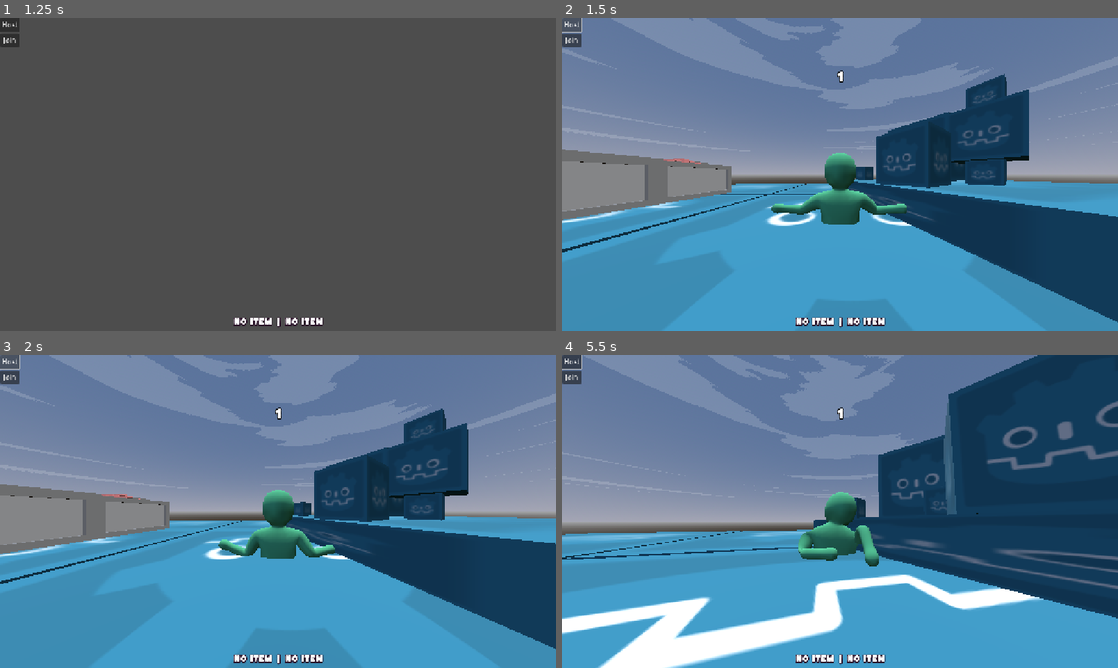
Above: before the commit, frames 1-4 (two rows, left to right).
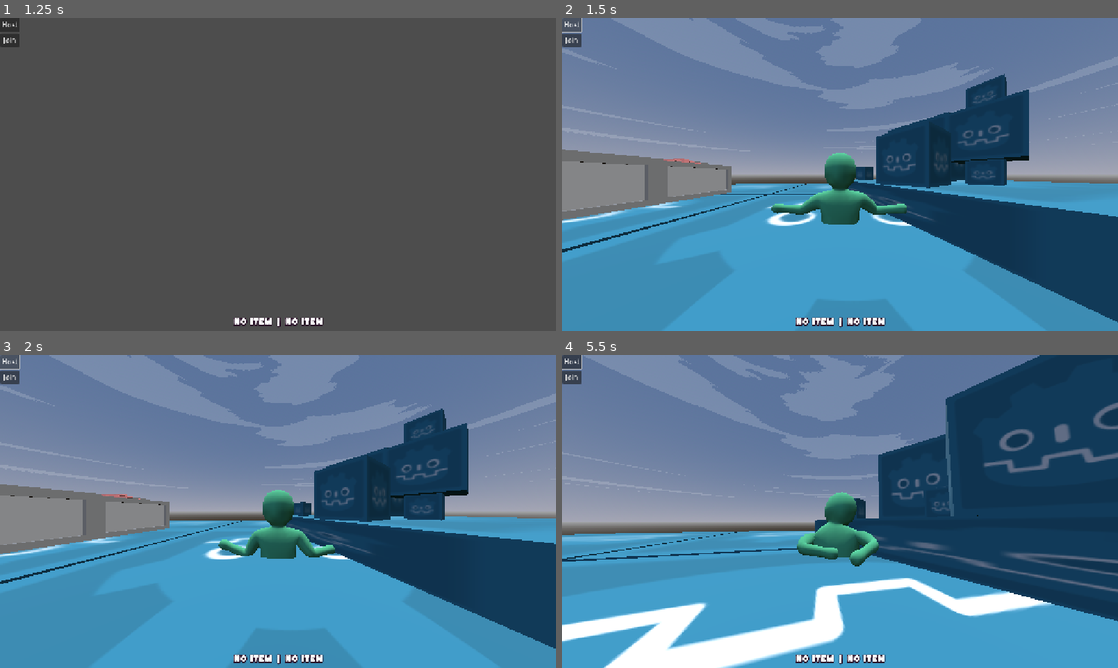
Above: after the commit, the same moments.

Repository: Lost-Rabbit-Digital/ChefWobbles
Game: Godot game, scene res://scenes/worlds/demo_scene.tscn
The game is run twice, just before and just after one commit, with the same random seed, the same clock (stepped at 60 frames per second) and the same inputs. Sound files missing from this copy of the repository are replaced by a short silence.
Inputs (mouse positions are in pixels of both pictures, inside the frame that each line leads up to):
- Up to frame 1 (1.25 s): tap Enter at 0.5 s; move the mouse to (400, 158) at 0.52 s; hold D (move_right) from 0.53 s (still down); tap R (ragdoll) at 0.6 s; click (400, 158) at 0.67 s; tap Space (jump) at 0.77 s
- Up to frame 2 (1.5 s): release D (move_right) at 1.25 s; click "Host" at 1.25 s
- Up to frame 3 (2 s): no input
- Up to frame 4 (5.5 s): move the mouse to (728, 527) at 2.02 s; hold S (move_backward) 2.03-2.78 s; click (728, 527) at 2.1 s; tap R (ragdoll) at 2.3, 3.05, 3.6, 4.35, 5.3 s; move the mouse to (851, 505) at 2.77 s; hold Right mouse button (grab_right) 2.78-3.53 s; hold W (move_forward) from 2.78 s (still down); click (851, 505) at 2.92 s; move the mouse to (834, 517) at 3.52 s; click (834, 517) at 3.67 s; move the mouse to (878, 514) at 4.27 s; click (878, 514) at 4.42 s; move the mouse to (795, 508) at 5.02 s; click (795, 508) at 5.1 s

Frame 1 is identical in both runs. In frame 2, less than 0.1% of the frame differs, in the area x 11-80%, y 16-66%; in frame 3, less than 0.1%; in frame 4, 9.6%, in the area x 0-100%, y 0-100%.

Commit message:
Solved camera tracking bug, names only display for other users now

Diff:
--- a/godot_project/Scenes/character.tscn
+++ b/godot_project/Scenes/character.tscn
@@ -1,9 +1,8 @@
-[gd_scene load_steps=27 format=4 uid="uid://cd70x3de3pbl4"]
+[gd_scene load_steps=26 format=4 uid="uid://cd70x3de3pbl4"]
 
 [ext_resource type="Script" uid="uid://ccmd0n1s3gvm5" path="res://scripts/character_controller/movement.gd" id="1_my7n2"]
 [ext_resource type="PackedScene" uid="uid://byhwdai31bud7" path="res://models/character/Character.glb" id="1_nfcse"]
 [ext_resource type="Material" uid="uid://b277dmlnwx24i" path="res://models/character/character_material.tres" id="3_ejsiy"]
-[ext_resource type="PackedScene" uid="uid://cnqaurynxh7pj" path="res://scenes/camera.tscn" id="4_my7n2"]
 [ext_resource type="FontFile" uid="uid://b0wjuv1dm2kwv" path="res://fonts/kaph_truetype/Kaph-Regular.ttf" id="5_dp8ca"]
 
 [sub_resource type="SceneReplicationConfig" id="SceneReplicationConfig_my7n2"]
@@ -304,10 +303,10 @@
 shape = SubResource("BoxShape3D_fo83p")
 
 [node name="Physical Bone LArm1" type="PhysicalBone3D" parent="Physical/Armature/Skeleton3D" index="2"]
-transform = Transform3D(-3.51519e-20, 0, -1, -1, 7.54975e-08, 3.51519e-20, 7.54975e-08, 1, 0, 0.91576, 1, 0)
-joint_type = 2
-joint_offset = Transform3D(1, 0, 0, 0, 1, 0, 0, 0, 1, 1.10721e-20, 3.14688e-33, 0.31882)
-body_offset = Transform3D(1, 2.84217e-13, -3.47284e-20, -3.47284e-20, 0, -1, -2.84217e-13, 1, 0, 0, 0.31882, 0)
+transform = Transform3D(-3.55754e-20, 0, -1, -1, 7.54975e-08, 3.55754e-20, 7.54975e-08, 1, 0, 0.91576, 1, 0)
+joint_type = 2
+joint_offset = Transform3D(1, 0, 0, 0, 1, 0, 0, 0, 1, 1.12071e-20, 3.18525e-33, 0.31882)
+body_offset = Transform3D(1, 2.84217e-13, -3.51519e-20, -3.51519e-20, 0, -1, -2.84217e-13, 1, 0, 0, 0.31882, 0)
 friction = 0.2
 linear_damp_mode = 1
 angular_damp = 1.0
@@ -323,10 +322,10 @@
 shape = SubResource("CapsuleShape3D_qknsb")
 
 [node name="Physical Bone LArm2" type="PhysicalBone3D" parent="Physical/Armature/Skeleton3D" index="3"]
-transform = Transform3D(-3.51519e-20, 0, -1, -1, 7.54975e-08, 3.51519e-20, 7.54975e-08, 1, 0, 1.61445, 1, -1.42109e-14)
-joint_type = 2
-joint_offset = Transform3D(1, 0, 0, 0, 1, 0, 0, 0, 1, 1.31923e-20, 7.10543e-15, 0.379871)
-body_offset = Transform3D(1, 2.84217e-13, -3.47284e-20, -3.47284e-20, 0, -1, -2.84217e-13, 1, 0, 0, 0.379871, -7.10543e-15)
+transform = Transform3D(-3.55754e-20, 0, -1, -1, 7.54975e-08, 3.55754e-20, 7.54975e-08, 1, 0, 1.61445, 1, -1.42109e-14)
+joint_type = 2
+joint_offset = Transform3D(1, 0, 0, 0, 1, 0, 0, 0, 1, 1.33532e-20, 7.10543e-15, 0.379871)
+body_offset = Transform3D(1, 2.84217e-13, -3.51519e-20, -3.51519e-20, 0, -1, -2.84217e-13, 1, 0, 0, 0.379871, -7.10543e-15)
 friction = 0.2
 linear_damp_mode = 1
 angular_damp = 1.0
@@ -442,10 +441,10 @@
 [node name="LeftFootAudioPlayer" type="AudioStreamPlayer3D" parent="Physical/Armature/Skeleton3D/Physical Bone LLeg2"]
 
 [node name="Physical Bone RLeg1" type="PhysicalBone3D" parent="Physical/Armature/Skeleton3D" index="8"]
-transform = Transform3D(5.38866e-08, 0.999677, 0.0254165, 0.544879, -0.0213121, 0.838244, 0.838515, 0.0138488, -0.544703, -0.386654, -0.241816, 0.145382)
-joint_type = 2
-joint_offset = Transform3D(1, 0, 0, 0, 1, 0, 0, 0, 1, -1.1488e-06, -8.59472e-07, 0.2669)
-body_offset = Transform3D(1, -2.80328e-07, -3.57628e-07, -3.27826e-07, 2.58908e-07, -1, 2.48663e-07, 1, 2.05357e-07, 1.24425e-06, 0.2669, 8.04663e-07)
+transform = Transform3D(5.29556e-08, 0.999677, 0.0254164, 0.544879, -0.0213121, 0.838244, 0.838515, 0.0138488, -0.544703, -0.386654, -0.241816, 0.145382)
+joint_type = 2
+joint_offset = Transform3D(1, 0, 0, 0, 1, 0, 0, 0, 1, -1.1488e-06, -8.89274e-07, 0.2669)
+body_offset = Transform3D(1, -2.79397e-07, -3.57628e-07, -3.27826e-07, 2.59373e-07, -1, 2.47732e-07, 1, 2.05357e-07, 1.24425e-06, 0.2669, 8.34465e-07)
 friction = 0.2
 linear_damp_mode = 1
 angular_damp = 1.0
@@ -463,8 +462,8 @@
 [node name="Physical Bone RLeg2" type="PhysicalBone3D" parent="Physical/Armature/Skeleton3D" index="9"]
 transform = Transform3D(1.64828e-07, 1, 9.75557e-07, 0.544879, -9.0783e-07, 0.838515, 0.838515, 3.93349e-07, -0.544879, -0.393436, -0.689271, 0.436144)
 joint_type = 2
-joint_offset = Transform3D(1, 0, 0, 0, 1, 0, 0, 0, 1, -3.43664e-07, -2.22267e-06, 0.266814)
-body_offset = Transform3D(1, -3.91908e-07, -3.8743e-07, -3.57628e-07, 3.37076e-07, -1, 3.57627e-07, 1, 2.8824e-07, 4.47035e-07, 0.266814, 2.14577e-06)
+joint_offset = Transform3D(1, 0, 0, 0, 1, 0, 0, 0, 1, -3.43664e-07, -2.25248e-06, 0.266814)
+body_offset = Transform3D(1, -3.91908e-07, -3.8743e-07, -3.57628e-07, 3.37076e-07, -1, 3.57627e-07, 1, 2.8824e-07, 4.47035e-07, 0.266814, 2.17557e-06)
 friction = 0.2
 linear_damp_mode = 1
 angular_damp = 1.0
@@ -544,8 +543,18 @@
 parameters/grab_dir/blend_position = 0
 parameters/walking/blend_amount = 0.0
 
-[node name="CameraPivot" parent="." node_paths=PackedStringArray("physical_skel") instance=ExtResource("4_my7n2")]
-physical_skel = NodePath("../Physical/Armature/Skeleton3D")
+[node name="CameraPivot" type="Node3D" parent="."]
+
+[node name="SpringArm3D" type="SpringArm3D" parent="CameraPivot"]
+transform = Transform3D(0.989036, 0, 0, 0, 0.989036, 0, 0, 0, 0.989036, 0, 0, 0)
+spring_length = 4.0
+margin = 0.2
+
+[node name="PlayerControl" type="Camera3D" parent="CameraPivot/SpringArm3D"]
+current = true
+fov = 100.0
+size = 30.0
+near = 0.4
 
 [node name="PlayerName" type="Label3D" parent="CameraPivot"]
 transform = Transform3D(1, 0, 0, 0, 1, 0, 0, 0, 1, 0, 2.93909, 0)
--- a/godot_project/Scripts/character_controller/camera.gd
+++ /dev/null
@@ -1,57 +0,0 @@
-extends Node3D
-
-@export var mouse_sensitivity = 0.1  # camera rotation speed
-@export var physical_skel: Skeleton3D  # character physical skeleton
-@onready var spring_arm = $SpringArm3D
-@export var camera_change_rate: float = 1.0
-@export var camera_angle_lock: float = 65
-
-var target_node: Node3D  # will be set to the head bone of parent player
-var mouse_lock = false  # is mouse locked
-
-func _enter_tree() -> void:
-	# Get authority from parent player node (which has the peer ID as name)
-	var player_node = get_parent()
-	if player_node:
-		var authority_id = player_node.name.to_int()
-		set_multiplayer_authority(authority_id)
-
-		# Find the head bone in this player's hierarchy
-		target_node = player_node.get_node_or_null("Physical/Armature/Skeleton3D/Physical Bone Head")
-
-		if target_node:
-			print("Camera authority set to: ", authority_id, " from parent: ", player_node.name)
-			print("Camera will track head bone: ", target_node)
-		else:
-			print("ERROR: Could not find head bone in player: ", player_node.name)
-			# Fallback to tracking the player root
-			target_node = player_node
-	else:
-		print("ERROR: Camera has no parent to get authority from")
-
-func _physics_process(_delta):
-	if is_multiplayer_authority():
-		for child in physical_skel.get_children():
-			# prevent the camera from clipping into the character
-			if child is PhysicalBone3D:
-				spring_arm.add_excluded_object(child.get_rid())
-
-		if target_node != null:
-			# lerp position to the target position (head bone)
-			global_position = lerp(global_position, target_node.global_position, 0.5)
-
-func _input(event):
-	if is_multiplayer_authority():
-		# mouse lock
-		if Input.is_action_just_pressed("exit_camera"):
-			mouse_lock = false
-			Input.mouse_mode = Input.MOUSE_MODE_VISIBLE
-		if event is InputEventMouseButton and event.button_index == MOUSE_BUTTON_LEFT and event.is_pressed():
-			mouse_lock = true
-			Input.mouse_mode = Input.MOUSE_MODE_CAPTURED
-
-		# rotate camera
-		if event is InputEventMouseMotion and mouse_lock:
-			rotation_degrees.y -= mouse_sensitivity * event.relative.x
-			rotation_degrees.x -= mouse_sensitivity * event.relative.y
-			rotation_degrees.x = clamp(rotation_degrees.x, -camera_angle_lock, camera_angle_lock)
--- a/godot_project/Scripts/character_controller/movement.gd
+++ b/godot_project/Scripts/character_controller/movement.gd
@@ -7,37 +7,39 @@
 const DAMPING = 0.85
 const AIR_DAMPING = 0.95
 
-# === ORIGINAL SPRING CONSTANTS (KEPT YOUR VALUES) ===
+# === SPRING CONSTANTS ===
 @export var angular_spring_stiffness: float = 4000.0
 @export var angular_spring_damping: float = 80.0
 @export var max_angular_force: float = 9999.0
 
-# === AUDIO EXPORTS (UPDATED FOR FOUR SOURCES) ===
+# === CAMERA CONSTANTS ===
+@export var mouse_sensitivity = 0.1
+@export var camera_change_rate: float = 1.0
+@export var camera_angle_lock: float = 65
+
+# === AUDIO EXPORTS ===
 @onready var grab_audio = preload("res://audio/sound_effects/plops/plop_1.mp3")
 @onready var release_audio = preload("res://audio/sound_effects/plops/plop_2.mp3")
 @onready var footstep_audio = preload("res://audio/sound_effects/thuds/thud_1.mp3")
 
-# === STABILITY CONSTANTS ===
-const UPRIGHT_FORCE_MULTIPLIER = 1.5
-const BALANCE_THRESHOLD = 0.7
-
-# === NODE REFERENCES (KEPT YOUR ORIGINAL PATHS) ===
+# === NODE REFERENCES ===
 @onready var on_floor_left = $"Physical/Armature/Skeleton3D/Physical Bone LLeg2/OnFloorLeft"
 @onready var on_floor_right = $"Physical/Armature/Skeleton3D/Physical Bone RLeg2/OnFloorRight"
 @onready var jump_timer = $Physical/JumpTimer
 @onready var physical_skel: Skeleton3D = $Physical/Armature/Skeleton3D
 @onready var animated_skel: Skeleton3D = $Animated/Armature/Skeleton3D
 @onready var camera_pivot = $CameraPivot
+@onready var spring_arm = $CameraPivot/SpringArm3D
 @onready var animation_tree = $Animated/AnimationTree
 @onready var physical_bone_body: PhysicalBone3D = $"Physical/Armature/Skeleton3D/Physical Bone Body"
 
-# === AUDIO PLAYERS (UPDATED FOR FOUR SOURCES) ===
+# === AUDIO PLAYERS ===
 @onready var left_hand_audio_player = $"Physical/Armature/Skeleton3D/Physical Bone LArm2/LeftHandAudioPlayer"
 @onready var right_hand_audio_player = $"Physical/Armature/Skeleton3D/Physical Bone RArm2/RightHandAudioPlayer"
 @onready var left_foot_audio_player = $"Physical/Armature/Skeleton3D/Physical Bone LLeg2/LeftFootAudioPlayer"
 @onready var right_foot_audio_player = $"Physical/Armature/Skeleton3D/Physical Bone RLeg2/RightFootAudioPlayer"
 
-# === GRABBING SYSTEM (KEPT YOUR ORIGINAL SYSTEM) ===
+# === GRABBING SYSTEM ===
 @onready var grab_joint_right = $Physical/GrabJointRight
 @onready var grab_joint_left = $Physical/GrabJointLeft
 @onready var physical_bone_l_arm_2 = $"Physical/Armature/Skeleton3D/Physical Bone LArm2"
@@ -48,7 +50,7 @@
 # === MULTIPLAYER COMPONENTS ===
 @onready var displayed_player_name: Label3D = $CameraPivot/PlayerName
 
-# === STATE VARIABLES (UPDATED FOR DUAL HAND TRACKING) ===
+# === STATE VARIABLES ===
 var can_jump = true
 var is_on_floor = false
 var walking = false
@@ -57,60 +59,105 @@
 var active_arm_left = false
 var active_arm_right = false
 
-# === DUAL HAND GRABBED OBJECTS ===
-var grabbed_object_left = null  # Left hand grabbed object
-var grabbed_object_right = null # Right hand grabbed object
-var grabbed_object = null       # Keep for backward compatibility (points to left hand)
+# === GRABBED OBJECTS ===
+var grabbed_object_left = null
+var grabbed_object_right = null
+var grabbed_object = null
 
 var grabbing_arm_left = false
 var grabbing_arm_right = false
 var current_delta: float
 
-# === FOOTSTEP AUDIO VARIABLES (UPDATED FOR LEFT/RIGHT TRACKING) ===
+# === FOOTSTEP VARIABLES ===
 var was_on_floor = false
 var footstep_timer = 0.0
-var last_footstep_was_left = false  # Track which foot stepped last
-const FOOTSTEP_INTERVAL = 0.35  # Time between footsteps when walking
-
-# === NEW SMOOTHING VARIABLES ===
+var last_footstep_was_left = false
+const FOOTSTEP_INTERVAL = 0.35
+
+# === MOVEMENT VARIABLES ===
 var target_velocity: Vector3 = Vector3.ZERO
 var movement_input: Vector3 = Vector3.ZERO
 
+# === CAMERA VARIABLES ===
+@onready var camera_target_node = $CameraPivot/SpringArm3D/PlayerControl
+var mouse_lock = false
+var player_id: int
+
 # === MULTIPLAYER SETUP ===
 func _enter_tree() -> void:
-	# Set authority based on node name (peer ID)
-	set_multiplayer_authority(name.to_int())
+	player_id = name.to_int()
+	set_multiplayer_authority(player_id)
 
 func _ready():
 	print("Player ready: ", name, " Authority: ", get_multiplayer_authority())
 
-	# Set player name for the authority owner
+	# Set player name only for authority
 	if is_multiplayer_authority() and displayed_player_name:
 		displayed_player_name.text = str(get_multiplayer_authority())
 
-	# Initialize physics for ALL players (needed for visual sync)
+	camera_target_node.current = is_multiplayer_authority()
+
+	# Start physics simulation
 	physical_skel.physical_bones_start_simulation()
 	physics_bones = physical_skel.get_children().filter(func(x): return x is PhysicalBone3D)
 
+	# Setup camera for authority only
+	if is_multiplayer_authority():
+		call_deferred("_setup_camera_target")
+		# Make camera visible only for authority
+		camera_pivot.visible = false
+		spring_arm.visible = false
+	else:
+		# Hide camera components for non-authority players
+		camera_pivot.visible = true
+		spring_arm.visible = true
+
+func _setup_camera_target():
+	# IMPORTANT: Use absolute path from THIS player instance
+	# The $ operator gets children relative to THIS node
+	camera_target_node = $"Physical/Armature/Skeleton3D/Physical Bone Head"
+
+	if camera_target_node:
+		# Setup spring arm exclusions
+		for child in physical_skel.get_children():
+			if child is PhysicalBone3D:
+				spring_arm.add_excluded_object(child.get_rid())
+	else:
+		push_error("Player ", player_id, " could not find head bone")
+		camera_target_node = self
+
 func _input(event):
-	# Only process input if we have authority
 	if not is_multiplayer_authority():
 		return
 
-	# Keep your original input handling with dual hand object clearing
+	# Movement input
 	if Input.is_action_just_pressed("ragdoll"):
 		ragdoll_mode = bool(1 - int(ragdoll_mode))
 
 	active_arm_left = Input.is_action_pressed("grab_left")
 	active_arm_right = Input.is_action_pressed("grab_right")
 
-	# Left hand release
+	# Handle releases
 	if (not active_arm_left and grabbing_arm_left) or ragdoll_mode:
 		_release_left_hand.rpc()
 
-	# Right hand release
 	if (not active_arm_right and grabbing_arm_right) or ragdoll_mode:
 		_release_right_hand.rpc()
+
+	# Camera controls
+	if Input.is_action_just_pressed("exit_camera"):
+		mouse_lock = false
+		Input.mouse_mode = Input.MOUSE_MODE_VISIBLE
+
+	if event is InputEventMouseButton and event.button_index == MOUSE_BUTTON_LEFT and event.is_pressed():
+		mouse_lock = true
+		Input.mouse_mode = Input.MOUSE_MODE_CAPTURED
+
+	# Camera rotation
+	if event is InputEventMouseMotion and mouse_lock:
+		camera_pivot.rotation_degrees.y -= mouse_sensitivity * event.relative.x
+		camera_pivot.rotation_degrees.x -= mouse_sensitivity * event.relative.y
+		camera_pivot.rotation_degrees.x = clamp(camera_pivot.rotation_degrees.x, -camera_angle_lock, camera_angle_lock)
 
 @rpc("call_local", "reliable")
 func _release_left_hand():
@@ -130,11 +177,10 @@
 	play_release_audio_right()
 
 func _process(delta):
-	# Process animations for ALL players (needed for visual sync)
 	if not is_multiplayer_authority():
 		return
 
-	# Keep your original arm animation system
+	# Arm animations
 	var r = clamp((camera_pivot.rotation.x * 2) / (PI) * 2.1, -1, 1)
 	if active_arm_left or active_arm_right:
 		animation_tree.set("parameters/grab_dir/blend_position", r)
@@ -144,19 +190,33 @@
 func _physics_process(delta):
 	current_delta = delta
 
-	# Physics runs for ALL players to sync movement
+	# Camera tracking only for authority
+	if is_multiplayer_authority() and camera_target_node:
+		_update_camera_position()
+
+	# Physics for movement
 	if not ragdoll_mode:
 		if is_multiplayer_authority():
-			# Only authority processes input and applies forces
 			update_movement_input()
 			apply_improved_movement(delta)
 			handle_jumping()
 
-		# All players update these for visual sync
+		# Visual sync for all
 		update_floor_detection()
 		update_walking_animation()
 		update_character_rotation()
 		handle_footstep_audio(delta)
+
+func _update_camera_position():
+	if not camera_target_node:
+		return
+
+	# Smooth camera follow
+	camera_pivot.global_position = lerp(
+		camera_pivot.global_position,
+		camera_target_node.global_position,
+		0.5
+	)
 
 func update_movement_input():
 	# Get movement input (keep your original direction system)
@@ -250,7 +310,7 @@
 		animation_tree.set("parameters/walking/blend_amount", 0)
 
 func update_character_rotation():
-	# Keep your original rotation system
+	# Keep your original rotation system (only for MY character)
 	if is_multiplayer_authority():
 		animated_skel.rotation.y = camera_pivot.rotation.y
 
--- a/godot_project/project.godot
+++ b/godot_project/project.godot
@@ -46,10 +46,6 @@
 glass_objects=""
 paper_objects=""
 flesh_objects=""
-players=""
-local_players=""
-remote_players=""
-grabbable=""
 
 [input]
 
--- a/godot_project/scenes/camera.tscn
+++ /dev/null
@@ -1,17 +0,0 @@
-[gd_scene load_steps=2 format=3 uid="uid://cnqaurynxh7pj"]
-
-[ext_resource type="Script" uid="uid://ba8yfbx4qeq4j" path="res://scripts/character_controller/camera.gd" id="1_kod1s"]
-
-[node name="CameraPivot" type="Node3D"]
-script = ExtResource("1_kod1s")
-
-[node name="SpringArm3D" type="SpringArm3D" parent="."]
-transform = Transform3D(0.989036, 0, 0, 0, 0.989036, 0, 0, 0, 0.989036, 0, 0, 0)
-spring_length = 4.0
-margin = 0.2
-
-[node name="PlayerControl" type="Camera3D" parent="SpringArm3D"]
-current = true
-fov = 100.0
-size = 30.0
-near = 0.4
--- a/godot_project/scripts/multiplayer/multiplayer_game_manager.gd
+++ b/godot_project/scripts/multiplayer/multiplayer_game_manager.gd
@@ -5,26 +5,23 @@
 
 func _ready() -> void:
 	print("=== GAME MANAGER READY ===")
-	# Connect signals for multiplayer events - ONLY ONCE
 	multiplayer.peer_connected.connect(_add_player)
 	multiplayer.peer_disconnected.connect(_remove_player)
 
 func _add_player(id: int):
 	print("_add_player called with ID: ", id, " (Is server: ", multiplayer.is_server(), ")")
 
-	# Only the SERVER should spawn players to avoid duplicates
 	if not multiplayer.is_server():
 		print("Client tried to spawn player - ignoring")
 		return
 
-	# Don't add duplicate players
 	if get_node_or_null(str(id)):
 		print("Player ", id, " already exists, skipping")
 		return
 
-	# Create a player node from our scene
 	var player = player_scene.instantiate()
 	player.name = str(id)
+	player.set_multiplayer_authority(id)  # Ensure authority is set
 	call_deferred("add_child", player)
 	print("Server spawned player: ", id)
 
Not shown, removed: godot_project/Scripts/character_controller/camera.gd.uid
